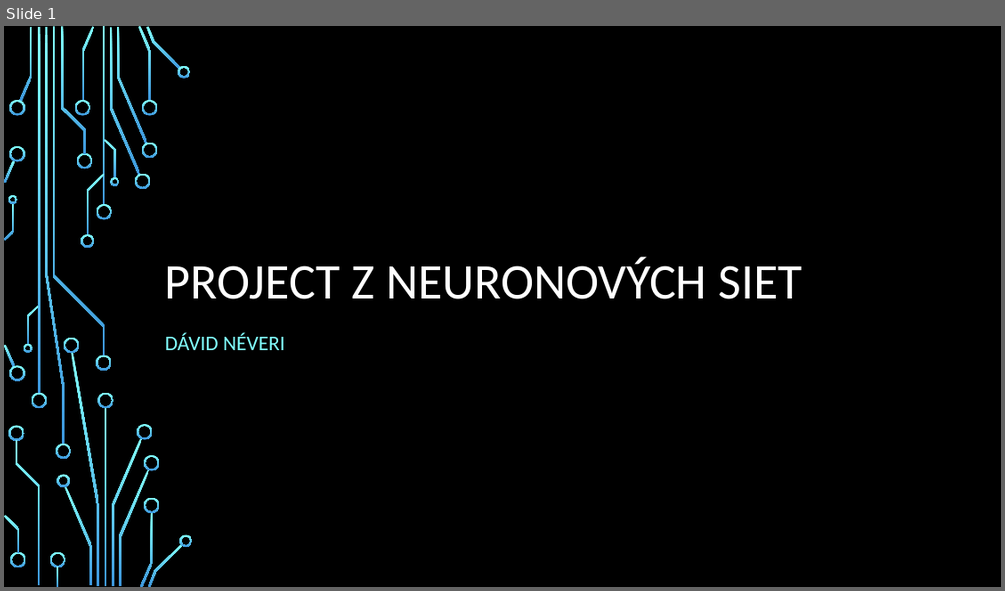
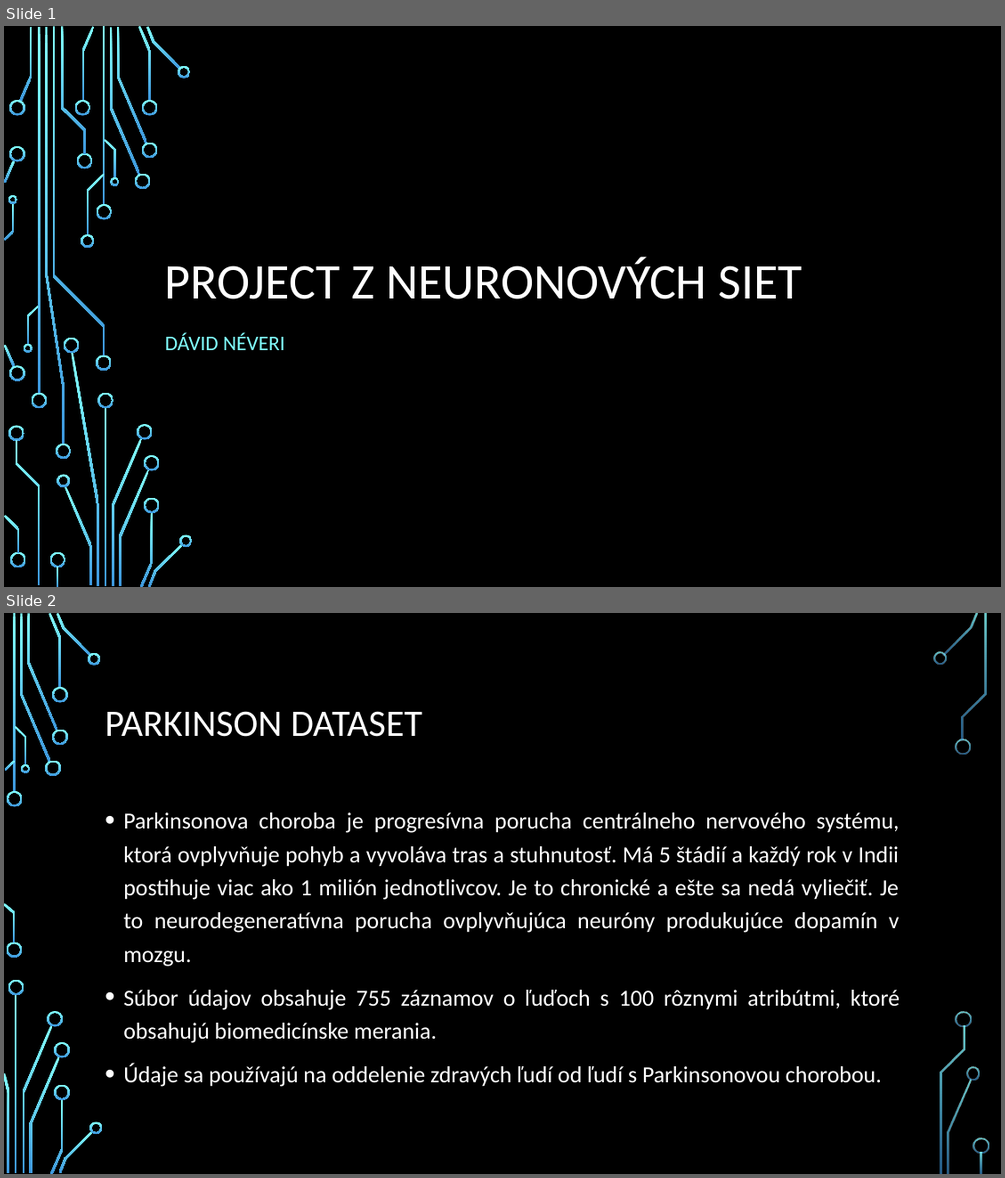
Before and after one commit to georgeob/Neveri_NS2020, a slide deck: Néveri_NS2019.pptx. Shown one above the other, each under a label of ours: slide 1 before the commit, slides 1 and 2 after it. The pictures are 1005x591 and 1005x1178 pixels, drawn with LibreOffice and Linux fonts; fonts in the diff are those of the drawing; background and template pictures are left out. Boxes give left, top, right and bottom in pixels: in the first picture for what was removed or moved away, otherwise in the second. Text is boxed around its words. In the diff, an @@ line names an element or a change of style, - is before the commit and + after.

```diff
--- a/Néveri_NS2019.pptx
+++ b/Néveri_NS2019.pptx
@@ slide 2 added at box(4, 613, 1001, 1174), background picture (left out) @@
@@ title added at box(105, 711, 422, 737), 36 pt, text #FFFFFF @@
+PARKINSON DATASET
@@ text added at box(123, 812, 899, 1086), 22.2 pt, text #FFFFFF @@
+• Parkinsonova choroba je progresívna porucha centrálneho nervového systému, ktorá ovplyvňuje pohyb a vyvoláva tras a stuhnutosť. Má 5 štádií a každý rok v Indii postihuje viac ako 1 milión jednotlivcov. Je to chronické a ešte sa nedá vyliečiť. Je to neurodegeneratívna porucha ovplyvňujúca neuróny produkujúce dopamín v mozgu.
+• Súbor údajov obsahuje 755 záznamov o ľuďoch s 100 rôznymi atribútmi, ktoré obsahujú biomedicínske merania.
+• Údaje sa používajú na oddelenie zdravých ľudí od ľudí s Parkinsonovou chorobou.
@@ group added at box(4, 613, 989, 1174): 33 freeform shapes, 3 rectangles @@
```
Also in this commit, not shown: 13 other slides added, 1 slide removed.
